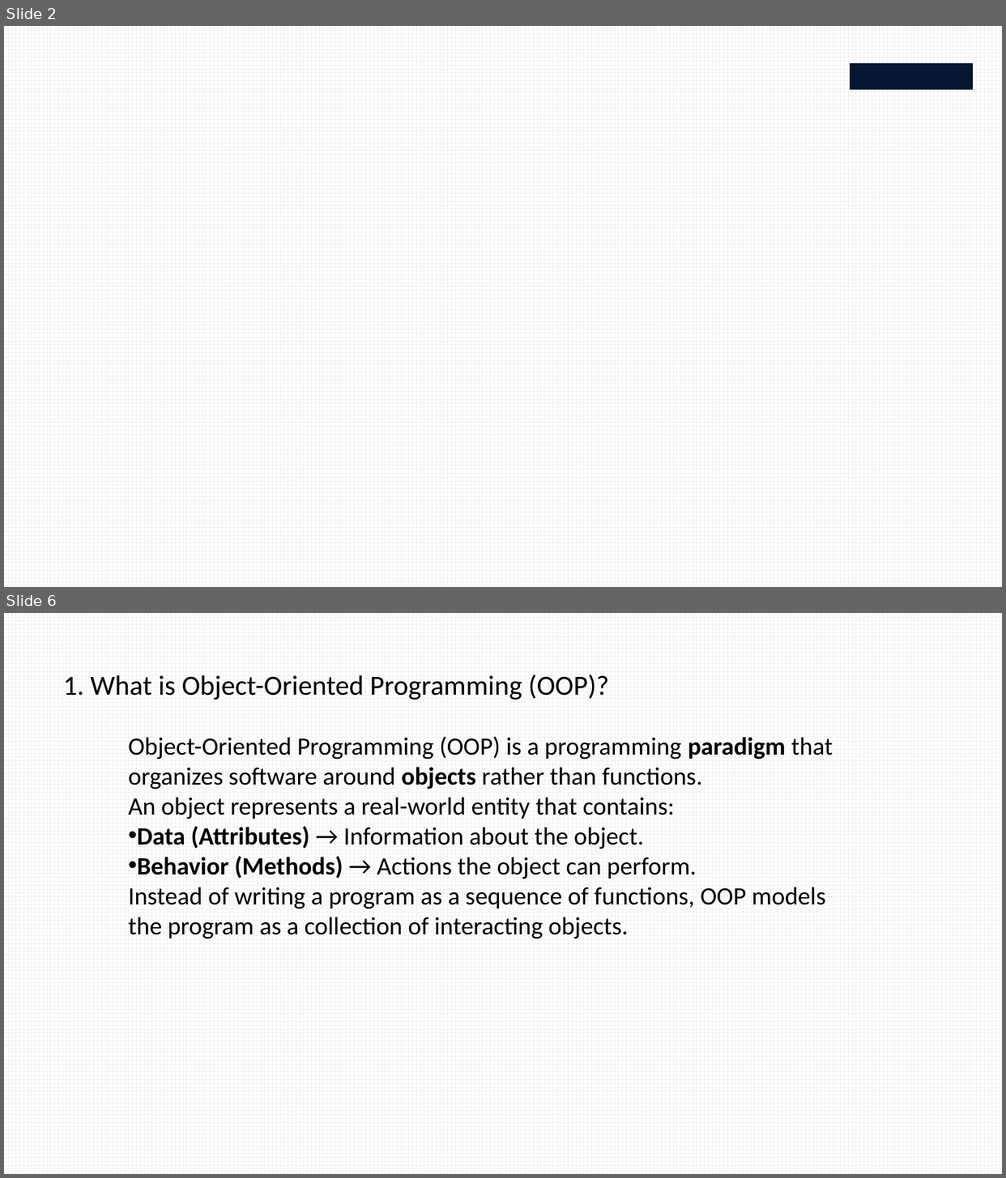
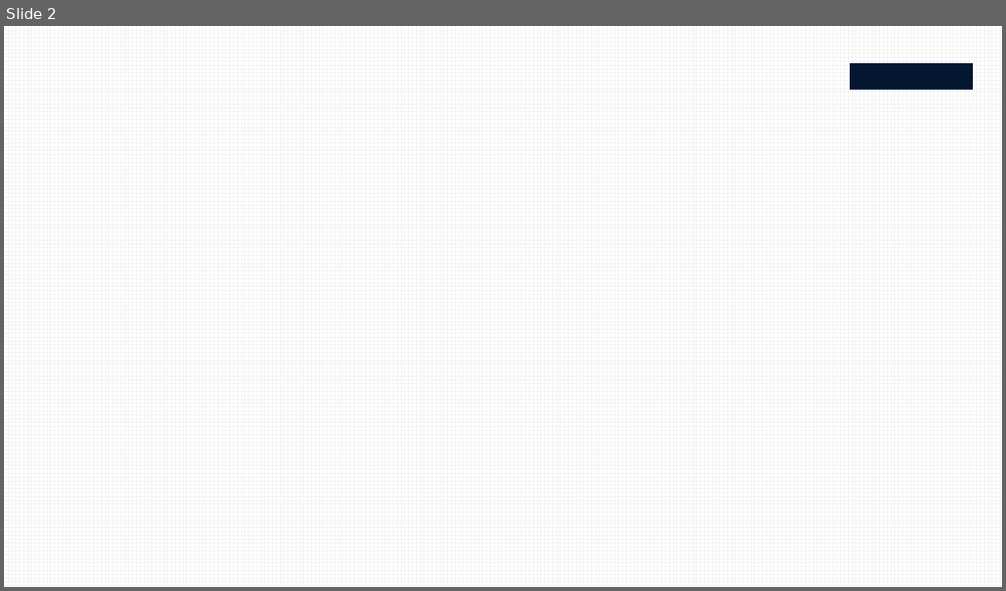
Before and after one commit to chamsi-am/python-course, a slide deck: course/course8.pptx. Shown one above the other, each under a label of ours: slides 2 and 6 before the commit, slide 2 after it; the slides between them are not shown. The pictures are 1006x1178 and 1006x591 pixels, drawn with LibreOffice and Linux fonts; fonts in the diff are those of the drawing; background and template pictures are left out. Boxes give left, top, right and bottom in pixels: in the first picture for what was removed or moved away, otherwise in the second. Text is boxed around its words. In the diff, an @@ line names an element or a change of style, - is before the commit and + after.

```diff
--- a/course/course8.pptx
+++ b/course/course8.pptx
@@ slide 6 removed at (4, 613, 1002, 1174), background pattern #F2F2F2 on #FFFFFF @@
@@ text removed at (63, 675, 609, 700) @@
-1. What is Object-Oriented Programming (OOP)?
@@ text removed at (128, 736, 833, 939) @@
-Object-Oriented Programming (OOP) is a programming paradigm that organizes software around objects rather than functions.
-An object represents a real-world entity that contains:
-• Data (Attributes) → Information about the object.
-• Behavior (Methods) → Actions the object can perform.
-Instead of writing a program as a sequence of functions, OOP models the program as a collection of interacting objects.
```
Also in this commit, not shown: 1 slide changed, 6 slides added, 7 other slides removed.
